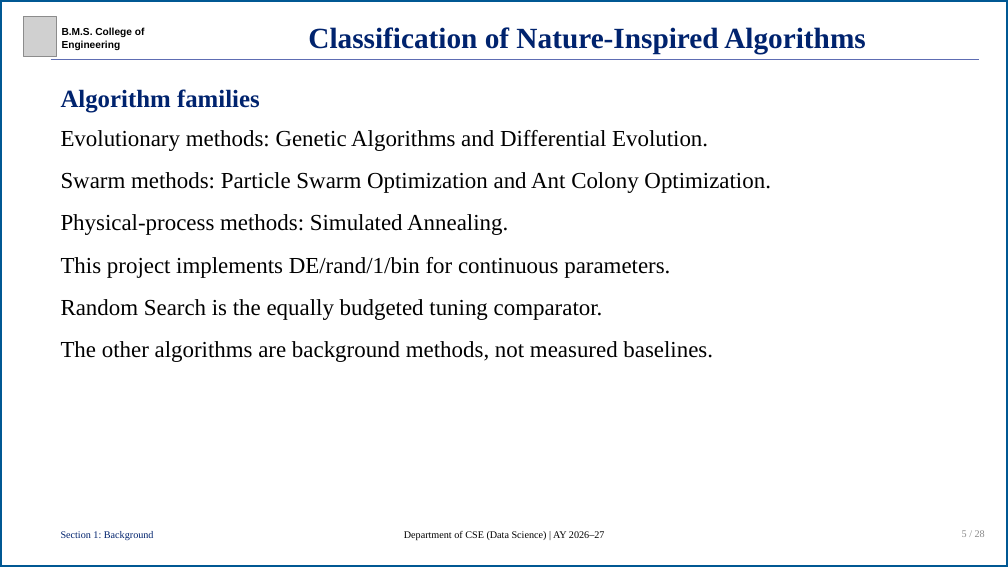
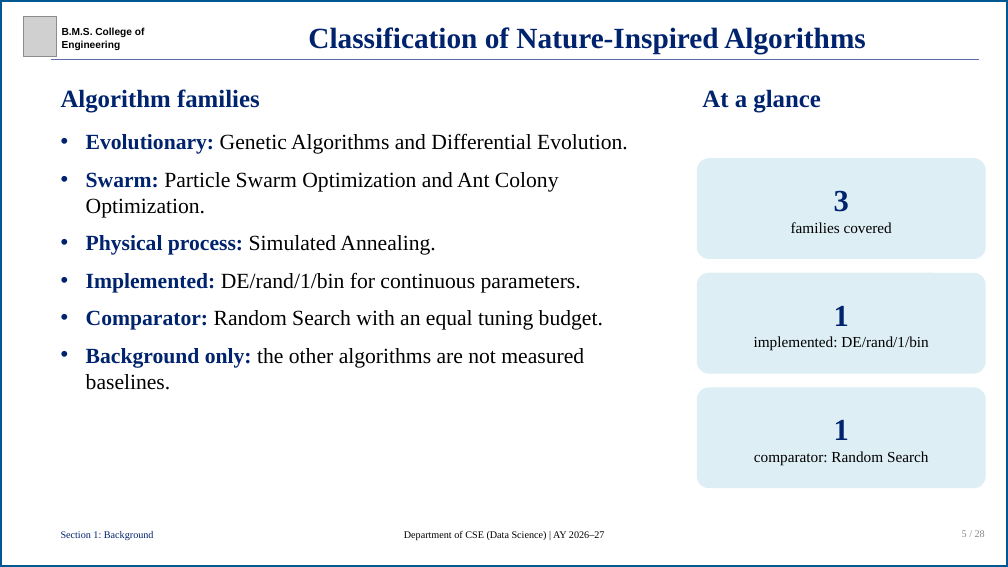
Before and after one commit to R-V-Abhishek/concrete-strength-de-svr, a slide deck: slide 5 of presentation/concrete-strength-de-svr-presentation.pptx. Drawn at 1008x567 pixels with LibreOffice and Linux fonts; fonts in the diff are those of the drawing; grey boxes stand for pictures. Boxes give left, top, right and bottom in pixels: in the first picture for what was removed or moved away, otherwise in the second. Text is boxed around its words. In the diff, an @@ line names an element or a change of style, - is before the commit and + after.

```diff
--- a/presentation/concrete-strength-de-svr-presentation.pptx
+++ b/presentation/concrete-strength-de-svr-presentation.pptx
@@ text added at bbox=[702, 89, 821, 112], 39 pt, text #00236E, bold @@
+At a glance
@@ text at bbox=[86, 133, 628, 390]: text changed; size 36 to 34 pt @@
-Evolutionary methods: Genetic Algorithms and Differential Evolution.
-Swarm methods: Particle Swarm Optimization and Ant Colony Optimization.
-Physical-process methods: Simulated Annealing.
-This project implements DE/rand/1/bin for continuous parameters.
-Random Search is the equally budgeted tuning comparator.
-The other algorithms are background methods, not measured baselines.
+• Evolutionary: Genetic Algorithms and Differential Evolution.
+• Swarm: Particle Swarm Optimization and Ant Colony Optimization.
+• Physical process: Simulated Annealing.
+• Implemented: DE/rand/1/bin for continuous parameters.
+• Comparator: Random Search with an equal tuning budget.
+• Background only: the other algorithms are not measured baselines.
@@ rounded rectangle added at bbox=[697, 158, 986, 259], fill #DDEEF5, 24 pt, text #000000 @@
+3
+families covered
@@ rounded rectangle added at bbox=[697, 273, 986, 374], fill #DDEEF5, 24 pt, text #000000 @@
+1
+implemented: DE/rand/1/bin
@@ rounded rectangle added at bbox=[697, 387, 986, 488], fill #DDEEF5, 24 pt, text #000000 @@
+1
+comparator: Random Search
```
Also in this commit, not shown: 16 other slides changed, 7 other files.
